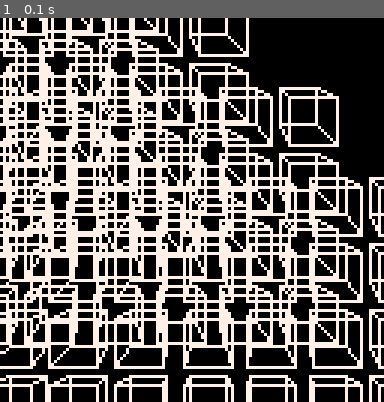
Above: before the commit, frame 1.
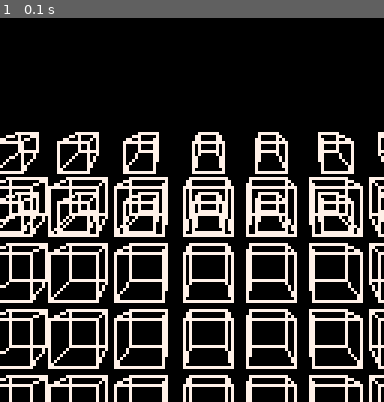
Above: after the commit, the same moment.

Repository: abemassry/dimensional-jump
Game: PICO-8 cartridge 3d_2.p8
Two runs of this game, one before a commit and one after it. Both use one fixed random seed, a clock stepped at 60 frames per second and the inputs below.
Inputs:
- Up to frame 1 (0.1 s): no input

The runs differ from the first frame. In frame 1, 26% of the frame differs, in the area x 0-100%, y 0-86%.

Commit message:
working on row behind front row

Diff:
--- a/3d_2.p8
+++ b/3d_2.p8
@@ -9,10 +9,10 @@
 end
 
 function setup_block(x, y, z, s)
-	x0=(x-8)-z
-	y0=(y-8)-z
+	x0=(x-8)+(z)
+	y0=(y-8)+(z)
 	x1=(x+8)-z
-	y1=(y+8)-z
+	y1=(y+8)-(z)
 
 	iz=5
 
@@ -55,18 +55,28 @@
 
 function _draw()
 	cls()
-  for i=0,90,30 do
-    for j=0,3 do
-      ydiff = j*22
-      setup_block(64+60,64+ydiff,i,12)
-      setup_block(64+40,64+ydiff,i,10)
-      setup_block(64+20,64+ydiff,i,8)
-      setup_block(64,64+ydiff,i,7)
-      setup_block(64-20,64+ydiff,i,4)
-      setup_block(64-40,64+ydiff,i,2)
-      setup_block(64-60,64+ydiff,i,0)
-    end
-  end
+	for j=0,3 do
+		i=0
+		ydiff = j*22
+		setup_block(64+60,64+ydiff,i,12)
+		setup_block(64+40,64+ydiff,i,10)
+		setup_block(64+20,64+ydiff,i,8)
+		setup_block(64,64+ydiff,i,7)
+		setup_block(64-20,64+ydiff,i,4)
+		setup_block(64-40,64+ydiff,i,2)
+		setup_block(64-60,64+ydiff,i,0)
+	end
+	for i=0,1 do
+		ydiff = -18 + (i * 20)
+		zdiff = 3
+		setup_block(64+60,64+ydiff,zdiff,12)
+		setup_block(64+40,64+ydiff,zdiff,10)
+		setup_block(64+20,64+ydiff,zdiff,8)
+		setup_block(64,64+ydiff,zdiff,7)
+		setup_block(64-20,64+ydiff,zdiff,4)
+		setup_block(64-40,64+ydiff,zdiff,2)
+		setup_block(64-60,64+ydiff,zdiff,0)
+	end
 
 end
 
